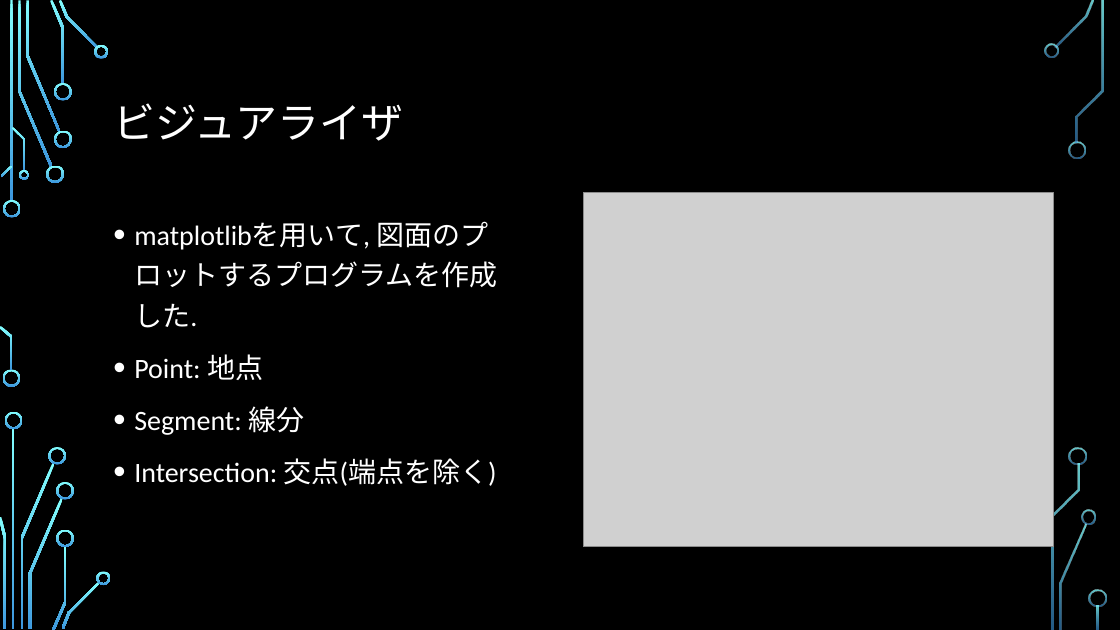
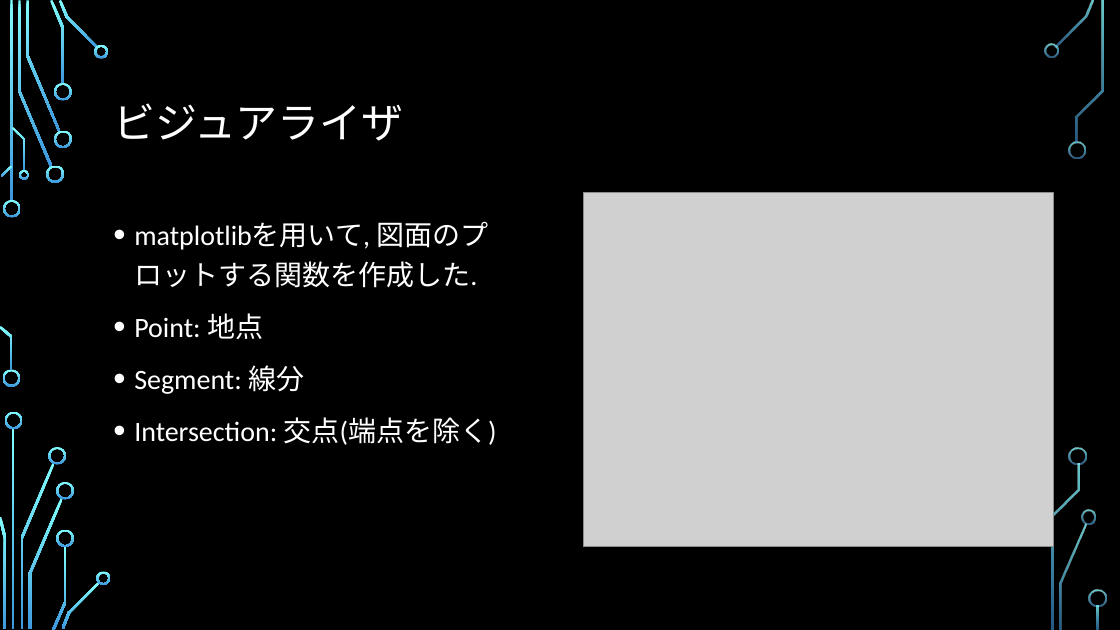
Before and after one commit to ie03-aizu-2019/ie03project-skys, a slide deck: slide 14 of Reports/Midterm.pptx (slide 15 before the commit). Drawn at 1120x630 pixels with LibreOffice and Linux fonts; fonts in the diff are those of the drawing; grey boxes stand for pictures; background and template pictures are left out. Boxes give left, top, right and bottom in pixels: in the first picture for what was removed or moved away, otherwise in the second. Text is boxed around its words. In the diff, an @@ line names an element or a change of style, - is before the commit and + after.

```diff
--- a/Reports/Midterm.pptx
+++ b/Reports/Midterm.pptx
@@ text at (x1=134, y1=221, x2=488, y2=288): text changed @@
-• matplotlibを用いて, 図面のプロットするプログラムを作成した.
+• matplotlibを用いて, 図面のプロットする関数を作成した.
```
Also in this commit, not shown: 10 other slides changed, 1 slide removed, 2 other files.
